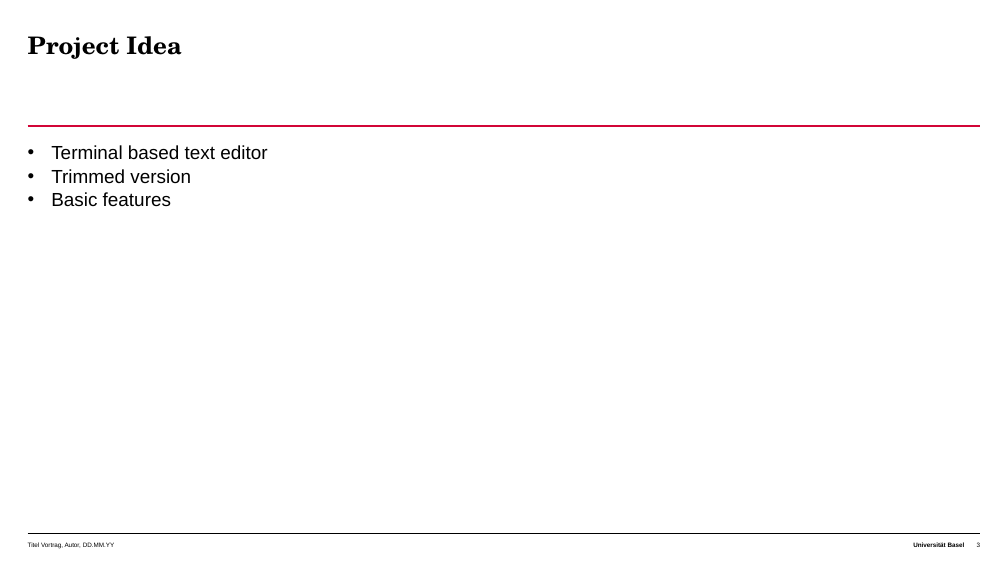
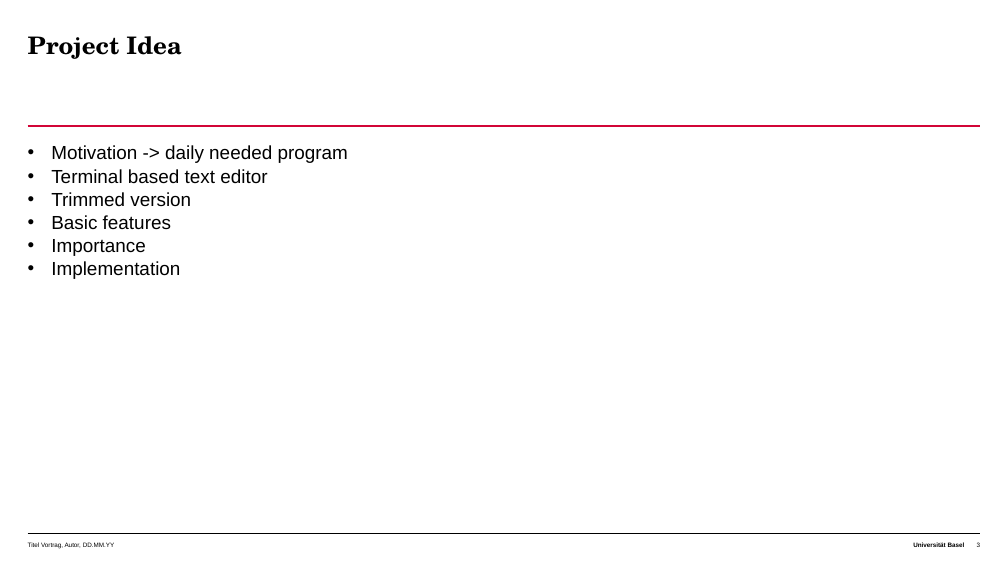
Before and after one commit to ugurtu/OS---Project, a slide deck: slide 3 of docs/Project_Presenation_1.pptx. Drawn at 1008x567 pixels with LibreOffice and Linux fonts; fonts in the diff are those of the drawing. Boxes give left, top, right and bottom in pixels: in the first picture for what was removed or moved away, otherwise in the second. Text is boxed around its words. In the diff, an @@ line names an element or a change of style, - is before the commit and + after.

```diff
--- a/docs/Project_Presenation_1.pptx
+++ b/docs/Project_Presenation_1.pptx
@@ text at (51, 145, 348, 163): paragraph added @@
+• Motivation -> daily needed program
@@ text at (51, 239, 180, 279): paragraphs added @@
+• Importance
+• Implementation
```
Also in this commit, not shown: 2 other slides changed, 1 other file.
